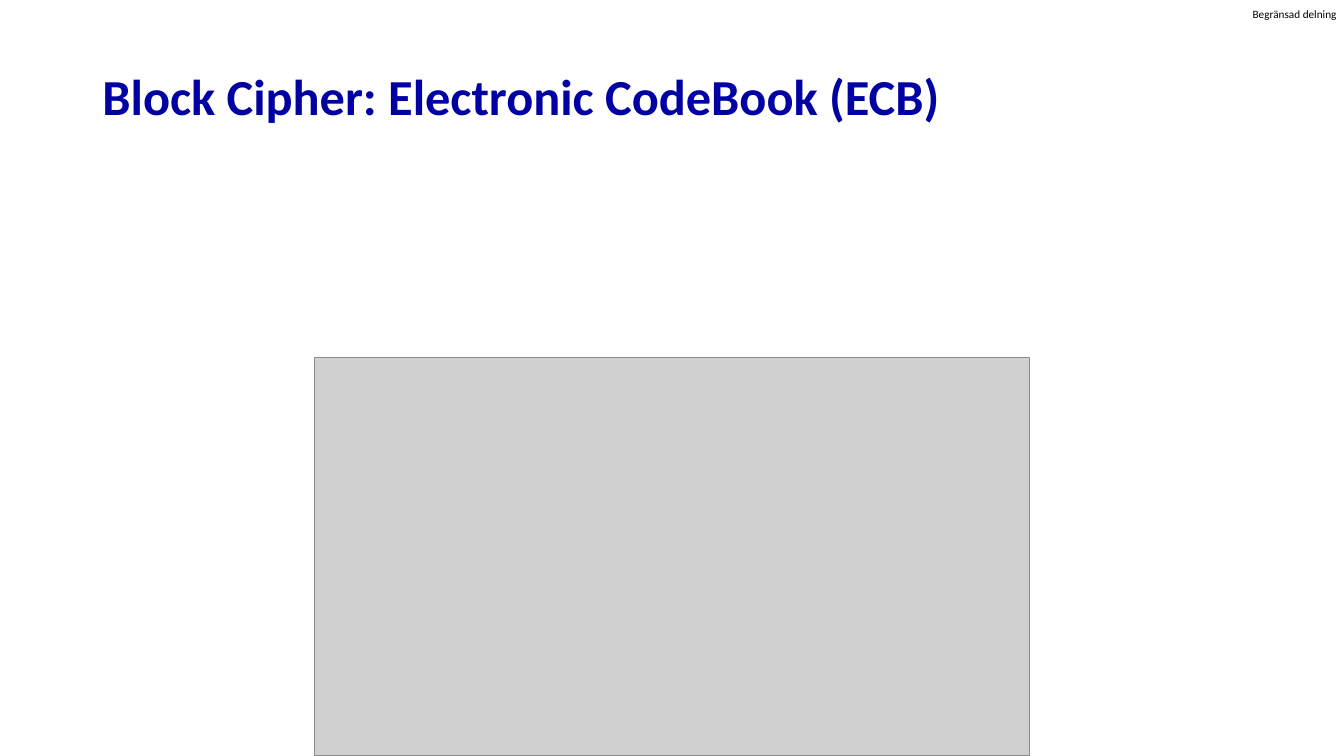
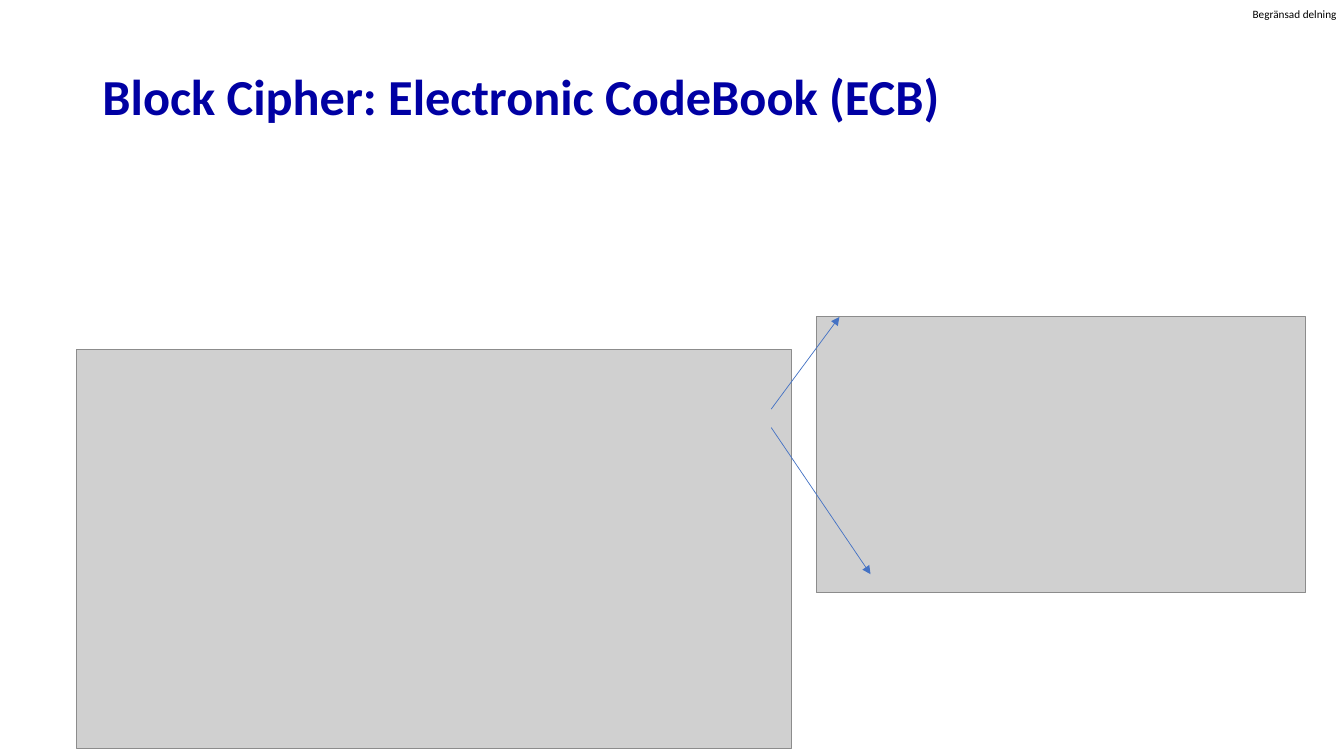
Before and after one commit to guhofstra/CSC175, a slide deck: slide 20 of PPTs/8.1 Cryptography.pptx. Drawn at 1344x756 pixels with LibreOffice and Linux fonts; fonts in the diff are those of the drawing; grey boxes stand for pictures. Boxes give left, top, right and bottom in pixels: in the first picture for what was removed or moved away, otherwise in the second. Text is boxed around its words. In the diff, an @@ line names an element or a change of style, - is before the commit and + after.

```diff
--- a/PPTs/8.1 Cryptography.pptx
+++ b/PPTs/8.1 Cryptography.pptx
@@ arrow added from (771, 409) to (840, 317), #4472C4 0.5 pt @@
@@ picture added at (817,317,1306,593) @@
@@ picture: place and size @@
-picture at (315,357,1029,756)
+picture at (77,350,791,749)
@@ arrow added from (771, 427) to (871, 575), #4472C4 0.5 pt @@
```
Also in this commit, not shown: 3 other slides changed, 3 slides added, 20 other files.
